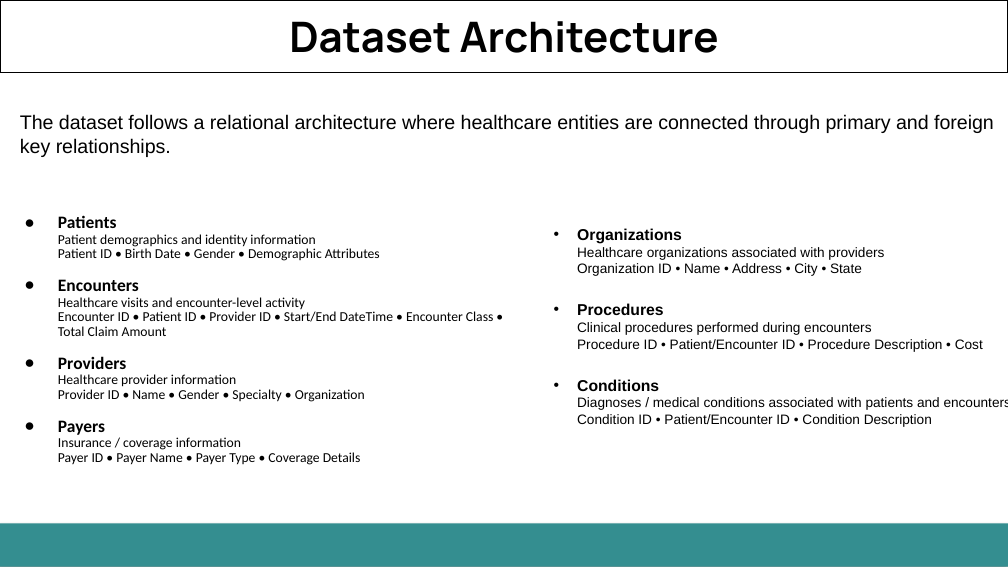
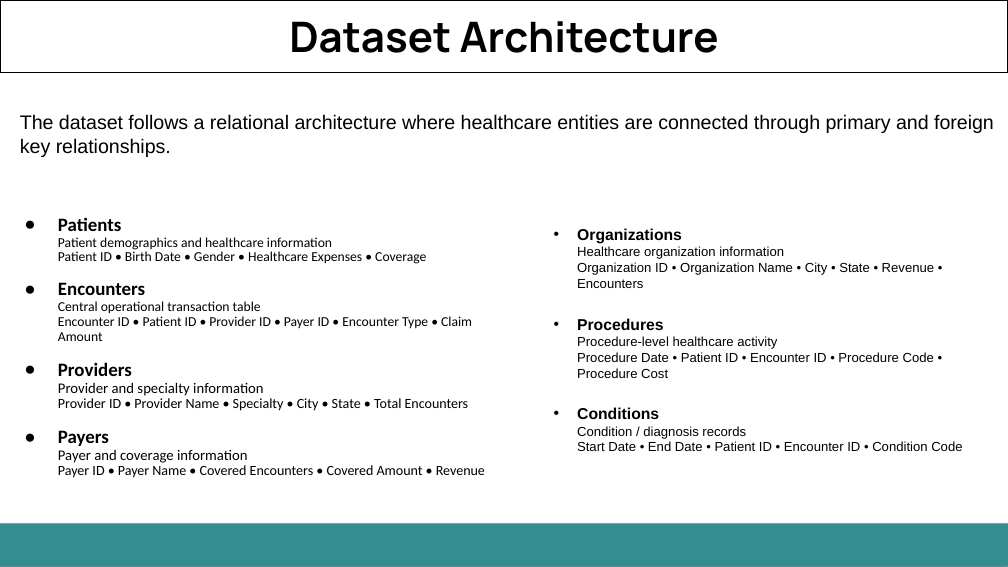
Before and after one commit to Shaan3213/AI-Healthcare-Analytics-Assistant, a slide deck: slide 8 of PPT/AI_Healthcare_Analyst_Agent_FinalPresentation.pptx. Drawn at 1008x567 pixels with LibreOffice and Linux fonts; fonts in the diff are those of the drawing. Boxes give left, top, right and bottom in pixels: in the first picture for what was removed or moved away, otherwise in the second. Text is boxed around its words. In the diff, an @@ line names an element or a change of style, - is before the commit and + after.

```diff
--- a/PPT/AI_Healthcare_Analyst_Agent_FinalPresentation.pptx
+++ b/PPT/AI_Healthcare_Analyst_Agent_FinalPresentation.pptx
@@ text at (58, 217, 472, 411): text changed; size 12.9 to 13 pt @@
-● Patients
-  Patient demographics and identity information
-  Patient ID • Birth Date • Gender • Demographic Attributes
-● Encounters
-  Healthcare visits and encounter-level activity
-  Encounter ID • Patient ID • Provider ID • Start/End DateTime • Encounter Class • Total Claim Amount
-● Providers
-  Healthcare provider information
-  Provider ID • Name • Gender • Specialty • Organization
-● Payers
-  Insurance / coverage information
-  Payer ID • Payer Name • Payer Type • Coverage Details
+● Patients
+  Patient demographics and healthcare information
+  Patient ID • Birth Date • Gender • Healthcare Expenses • Coverage
+● Encounters
+  Central operational transaction table
+  Encounter ID • Patient ID • Provider ID • Payer ID • Encounter Type • Claim Amount
+● Providers
+  Provider and specialty information
+  Provider ID • Provider Name • Specialty • City • State • Total Encounters
+● Payers
+  Payer and coverage information
+  Payer ID • Payer Name • Covered Encounters • Covered Amount • Revenue
@@ text at (577, 246, 962, 451): text changed; size 13 to 12.5 pt @@
-• Organizations
-  Healthcare organizations associated with providers
-  Organization ID • Name • Address • City • State
-• Procedures
-  Clinical procedures performed during encounters
-  Procedure ID • Patient/Encounter ID • Procedure Description • Cost
-• Conditions
-  Diagnoses / medical conditions associated with patients and encounters
-  Condition ID • Patient/Encounter ID • Condition Description
+• Organizations
+  Healthcare organization information
+  Organization ID • Organization Name • City • State • Revenue • Encounters
+• Procedures
+  Procedure-level healthcare activity
+  Procedure Date • Patient ID • Encounter ID • Procedure Code • Procedure Cost
+• Conditions
+  Condition / diagnosis records
+  Start Date • End Date • Patient ID • Encounter ID • Condition Code
```
Also in this commit, not shown: 4 other slides changed, 1 other file.
